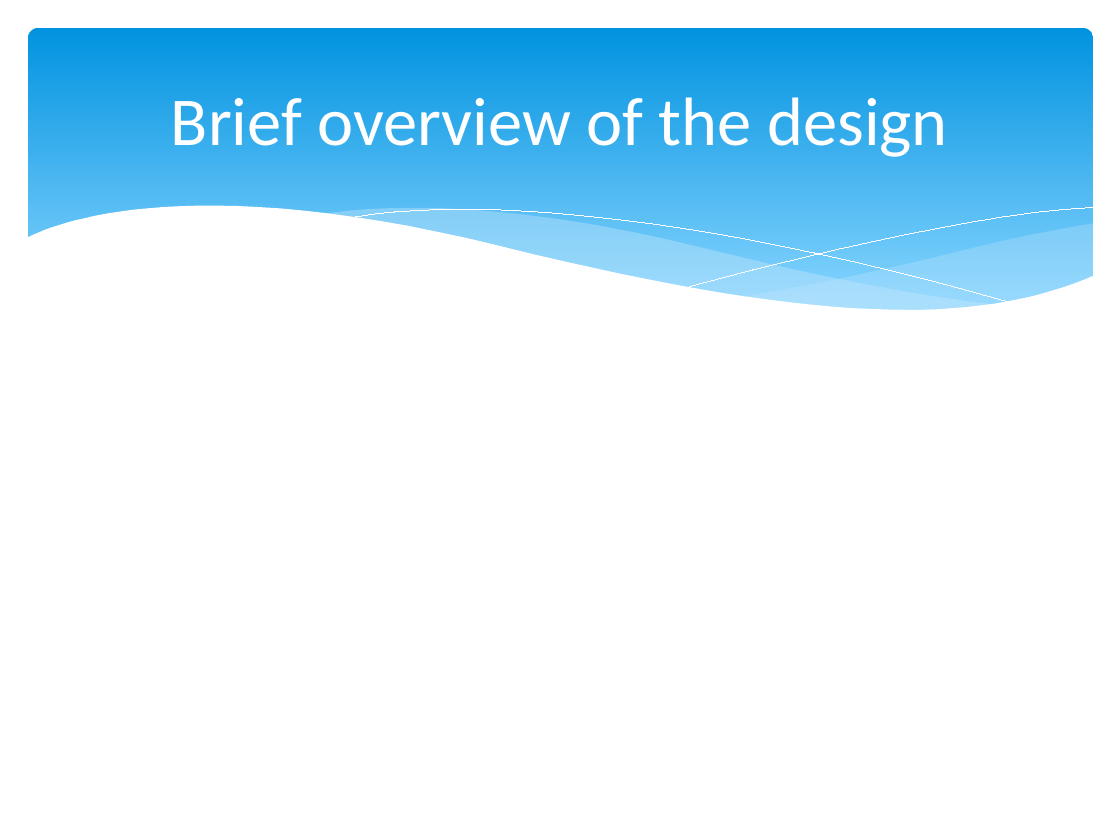
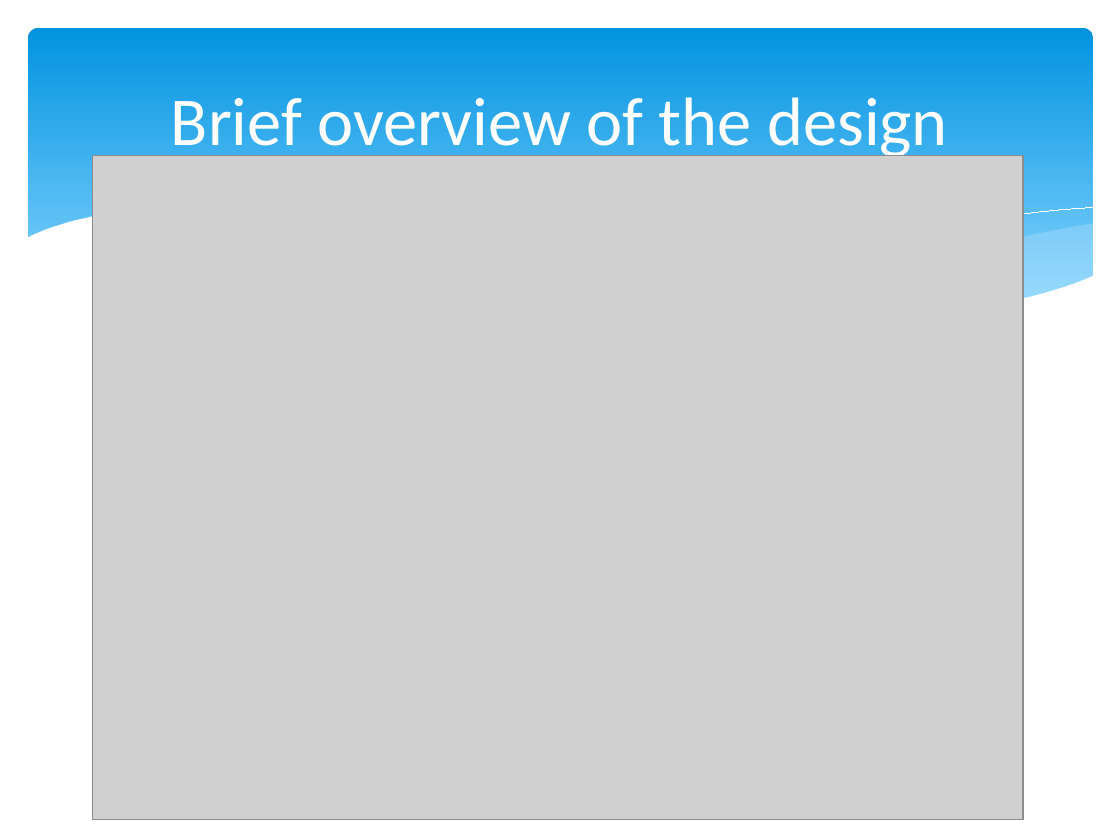
Before and after one commit to ssherar/uml2java, a slide deck: slide 4 of uml2javapresentation.pptx. Drawn at 1120x840 pixels with LibreOffice and Linux fonts; fonts in the diff are those of the drawing; grey boxes stand for pictures. Boxes give left, top, right and bottom in pixels: in the first picture for what was removed or moved away, otherwise in the second. Text is boxed around its words. In the diff, an @@ line names an element or a change of style, - is before the commit and + after.

Commit message:
Presentation update with design diagram

```diff
--- a/uml2javapresentation.pptx
+++ b/uml2javapresentation.pptx
@@ picture added at <box>93,156,1024,819</box> @@
@@ freeform shape removed at <box>320,207,999,311</box> @@
@@ freeform shape removed at <box>346,209,1016,305</box> @@
```
